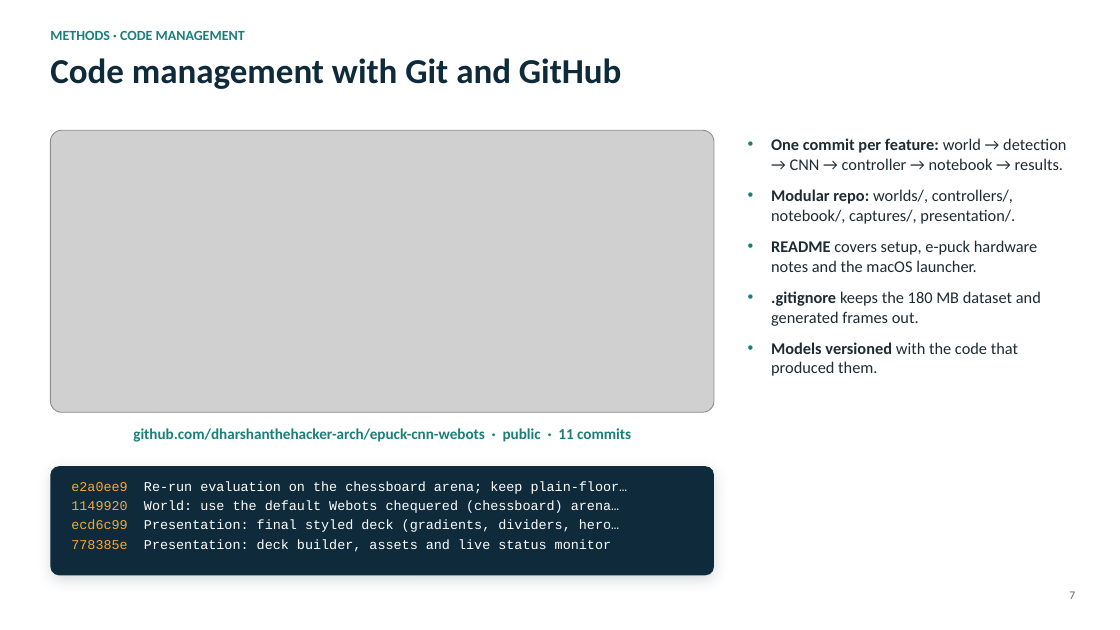
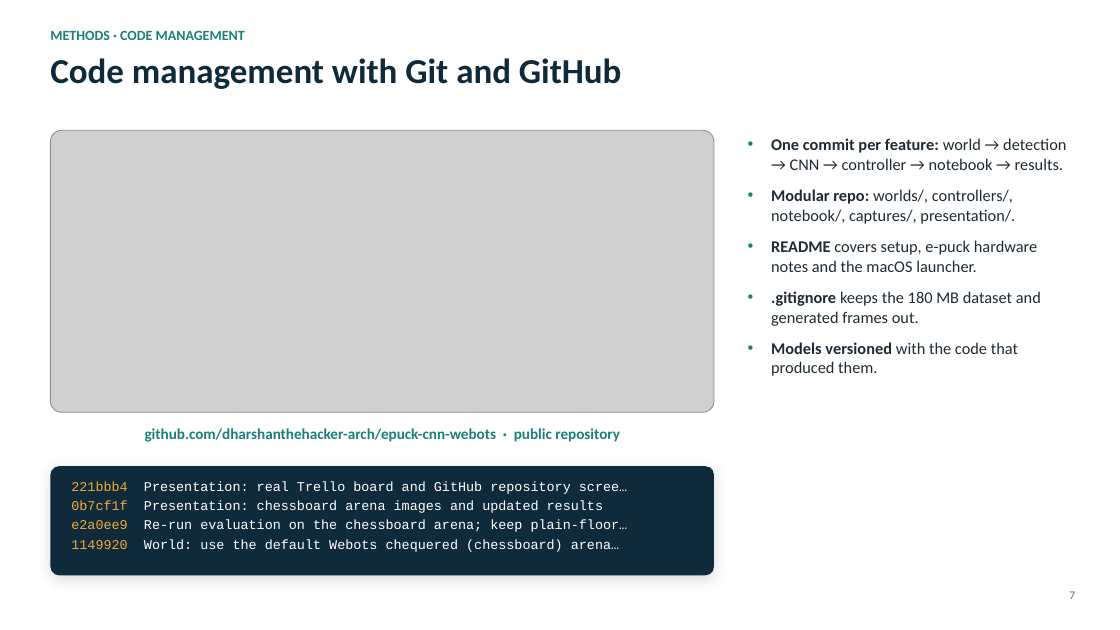
Before and after one commit to dharshanthehacker-arch/epuck-cnn-webots, a slide deck: slide 7 of presentation/CNN_Webots_Presentation.pptx. Drawn at 1120x630 pixels with LibreOffice and Linux fonts; fonts in the diff are those of the drawing; grey boxes stand for pictures; background and template pictures are left out. Boxes give left, top, right and bottom in pixels: in the first picture for what was removed or moved away, otherwise in the second. Text is boxed around its words. In the diff, an @@ line names an element or a change of style, - is before the commit and + after.

```diff
--- a/presentation/CNN_Webots_Presentation.pptx
+++ b/presentation/CNN_Webots_Presentation.pptx
@@ text at bbox=[145, 428, 620, 442]: text changed @@
-github.com/dharshanthehacker-arch/epuck-cnn-webots · public · 11 commits
+github.com/dharshanthehacker-arch/epuck-cnn-webots · public repository
@@ text at bbox=[71, 481, 627, 513]: paragraphs added @@
+221bbb4 Presentation: real Trello board and GitHub repository scree…
+0b7cf1f Presentation: chessboard arena images and updated results
@@ text at bbox=[144, 520, 619, 552]: paragraphs removed @@
-ecd6c99 Presentation: final styled deck (gradients, dividers, hero…
-778385e Presentation: deck builder, assets and live status monitor
```
Also in this commit, not shown: 1 other file.
